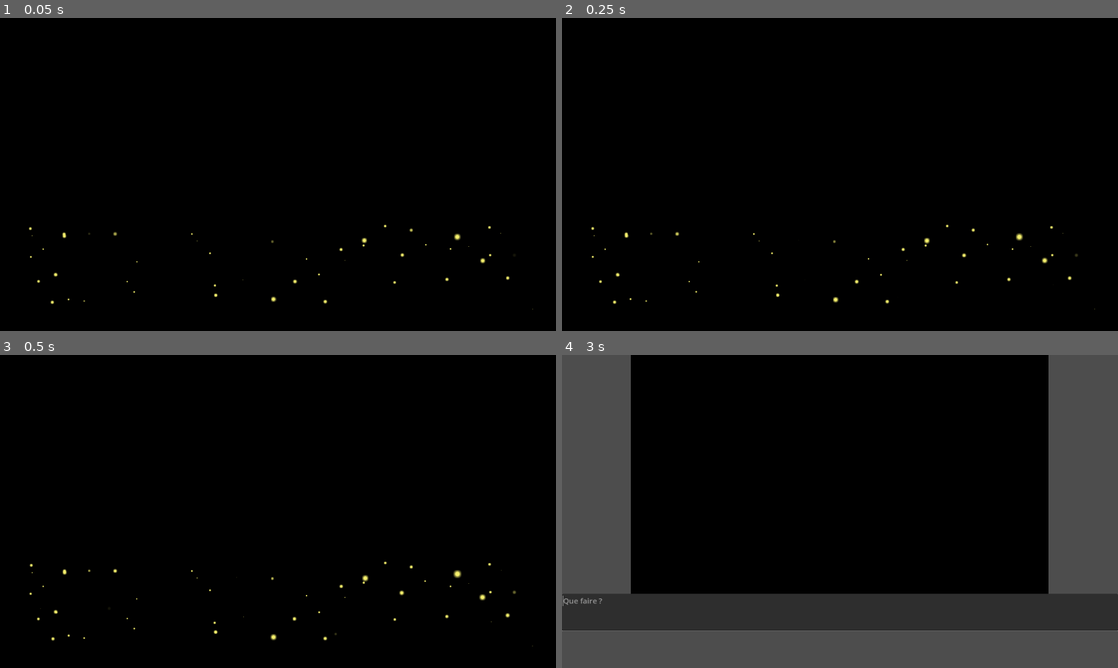
Above: before the commit, frames 1-4 (two rows, left to right).
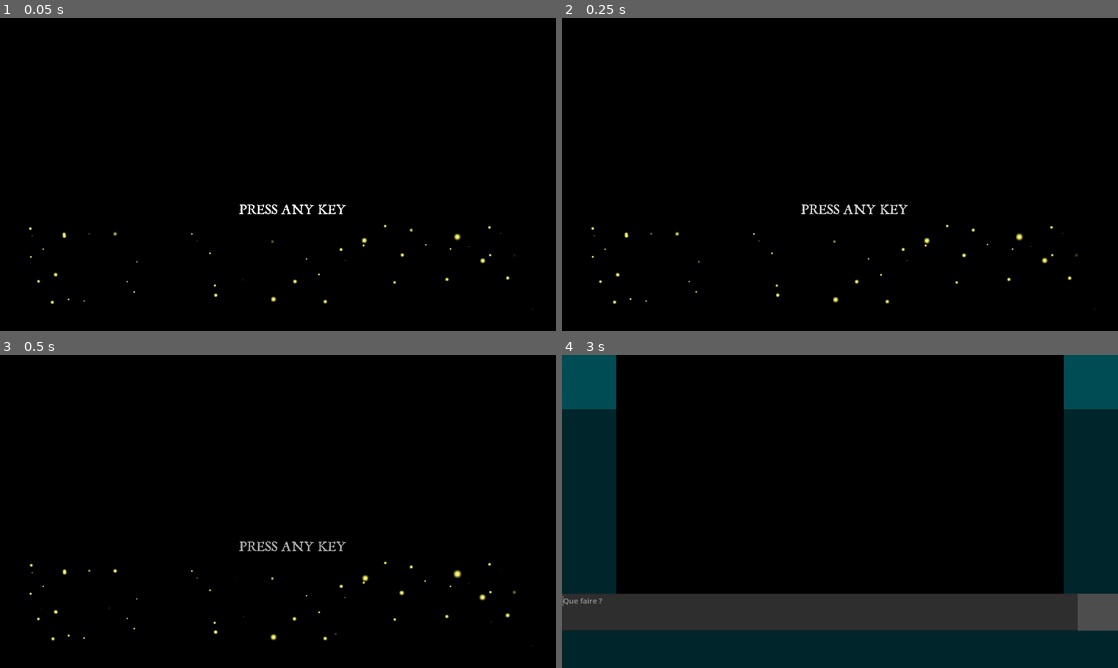
Above: after the commit, the same moments.

Repository: frangin2003/sram-remaster
Game: Godot game, scene res://scenes/00_title_screen/00_title_screen.tscn
Same seed, same stepped clock (60 frames per second), same inputs: the game is played once before the commit and once after it. Video files are missing from this copy of the repository; at most half a second of black plays in their place.
Inputs (mouse positions are in pixels of both pictures, inside the frame that each line leads up to):
- Up to frame 1 (0.05 s): no input
- Up to frame 2 (0.25 s): no input
- Up to frame 3 (0.5 s): no input
- Up to frame 4 (3 s): click (851, 545) at 0.5 s; click (851, 545) at 1.25 s; click (851, 545) at 2 s; tap Enter at 2.75, 2.85 s; move the mouse to (962, 495) at 2.77 s; click (962, 495) at 2.92 s

The runs differ from the first frame. In frame 1, 0.3% of the frame differs, in the area x 43-63%, y 59-63%; in frame 2, 0.3%; in frame 3, 0.3%; in frame 4, 32%, in the area x 0-100%, y 0-100%.

Commit message:
More WIP

Diff:
--- /dev/null
+++ b/_TRASH/TextEdit.gd
@@ -0,0 +1,31 @@
+extends TextEdit
+
+#var socket = WebSocketPeer.new()
+
+# Called when the node enters the scene tree for the first time.
+func _ready():
+	LlmServer.connect("llm_chunk", llm_chunk)
+	grab_focus()
+
+func _process(delta):
+	pass
+
+func llm_chunk(chunk):
+	if (chunk != "<|im_start|>" and chunk != "<|im_end|>"):
+		get_node("../GameMasterOutput").text += chunk
+	if "Not very polite" in get_node("../GameMasterOutput").text :
+		get_tree().change_scene_to_file("res://scenes/xx_pig/xx_pig.tscn")
+	if "Ok, you are forgiven." in get_node("../Output").text :
+		get_tree().change_scene_to_file("res://scenes/" + Global.SCENE + "/" + Global.SCENE + ".tscn")
+
+# Override _gui_input instead of _input for GUI elements like TextEdit.
+func _gui_input(event):
+	if event is InputEventKey:
+		var key_event = event as InputEventKey
+		if key_event.pressed and key_event.keycode == KEY_ENTER:
+			var user_message = text # Get the text from the TextEdit
+			var system_message = Global.INSTRUCTIONS
+			clear()
+			get_node("../GameMasterOutput").text = ""
+			LlmServer.send_text(system_message, user_message)
+			get_viewport().set_input_as_handled()
--- a/scenes/00_title_screen/00_title_screen.tscn
+++ b/scenes/00_title_screen/00_title_screen.tscn
@@ -1,9 +1,11 @@
-[gd_scene load_steps=10 format=3 uid="uid://bu3l0mvxtm7ho"]
+[gd_scene load_steps=12 format=3 uid="uid://bu3l0mvxtm7ho"]
 
 [ext_resource type="Script" path="res://scenes/00_title_screen/start_game_button.gd" id="1_cixfo"]
 [ext_resource type="VideoStream" path="res://scenes/00_title_screen/title_with_animated_river2.ogv" id="2_6jhlw"]
 [ext_resource type="AudioStream" uid="uid://ccm0gq0bi22or" path="res://scenes/00_title_screen/A-Time-Forgotten-MP3(chosic.com).mp3" id="3_k33cy"]
 [ext_resource type="Texture2D" uid="uid://bkgqmwdpnjjxb" path="res://scenes/00_title_screen/firefly.png" id="4_60pkf"]
+[ext_resource type="FontFile" uid="uid://6ml201s124x3" path="res://scenes/00_title_screen/jancient.ttf" id="5_eavw3"]
+[ext_resource type="Script" path="res://scenes/00_title_screen/RichTextLabel.gd" id="7_rsje7"]
 
 [sub_resource type="Gradient" id="Gradient_jo6a6"]
 offsets = PackedFloat32Array(0, 0.142105, 0.871053, 1)
@@ -38,18 +40,6 @@
 
 [node name="00_title_screen" type="Node2D"]
 
-[node name="start_game_button" type="Button" parent="."]
-offset_left = 656.0
-offset_top = 608.0
-offset_right = 1328.0
-offset_bottom = 720.0
-theme_override_colors/font_color = Color(0.988235, 0.941176, 0.54902, 1)
-theme_override_colors/font_outline_color = Color(0, 0, 0, 1)
-theme_override_font_sizes/font_size = 38
-text = "PRESS ANY KEY"
-flat = true
-script = ExtResource("1_cixfo")
-
 [node name="VideoStreamPlayer" type="VideoStreamPlayer" parent="."]
 offset_left = -24.0
 offset_right = 1944.0
@@ -58,10 +48,6 @@
 autoplay = true
 expand = true
 loop = true
-
-[node name="AudioStreamPlayer" type="AudioStreamPlayer" parent="."]
-stream = ExtResource("3_k33cy")
-autoplay = true
 
 [node name="Fireflies" type="GPUParticles2D" parent="."]
 position = Vector2(0, 712)
@@ -74,4 +60,33 @@
 randomness = 1.0
 visibility_rect = Rect2(0, 0, 2200, 400)
 
+[node name="AudioStreamPlayer" type="AudioStreamPlayer" parent="."]
+stream = ExtResource("3_k33cy")
+autoplay = true
+
+[node name="start_game_button" type="Button" parent="."]
+offset_left = 656.0
+offset_top = 608.0
+offset_right = 1328.0
+offset_bottom = 720.0
+theme_override_colors/font_color = Color(0.988235, 0.941176, 0.54902, 1)
+theme_override_colors/font_outline_color = Color(0, 0, 0, 1)
+theme_override_font_sizes/font_size = 38
+flat = true
+script = ExtResource("1_cixfo")
+
+[node name="PressAnyKeyRichTextLabel" type="RichTextLabel" parent="."]
+offset_left = 825.0
+offset_top = 643.0
+offset_right = 1220.0
+offset_bottom = 728.0
+theme_override_constants/shadow_offset_x = 0
+theme_override_constants/outline_size = 0
+theme_override_fonts/normal_font = ExtResource("5_eavw3")
+theme_override_font_sizes/normal_font_size = 50
+text = "PRESS ANY KEY"
+fit_content = true
+scroll_following = true
+script = ExtResource("7_rsje7")
+
 [connection signal="pressed" from="start_game_button" to="start_game_button" method="_on_pressed"]
--- /dev/null
+++ b/scenes/00_title_screen/RichTextLabel.gd
@@ -0,0 +1,25 @@
+extends RichTextLabel
+
+@export var fade_duration = 1.0  # Duration of each fade cycle in seconds
+
+var tween: Tween
+
+func _ready():
+	start_fading()
+
+func start_fading():
+	if tween:
+		tween.kill()  # Stop any running tween animation
+
+	tween = create_tween()
+	tween.set_loops()  # Make the tween loop indefinitely
+
+	# Fade out
+	tween.tween_property(self, "modulate:a", 0.0, fade_duration * 1.5) \
+		.set_trans(Tween.TRANS_LINEAR) \
+		.set_ease(Tween.EASE_IN_OUT)
+
+	# Fade in
+	tween.tween_property(self, "modulate:a", 1.0, fade_duration * 1.5) \
+		.set_trans(Tween.TRANS_LINEAR) \
+		.set_ease(Tween.EASE_IN_OUT)
--- a/scenes/01_menhir/01_menhir.tscn
+++ b/scenes/01_menhir/01_menhir.tscn
@@ -10,15 +10,23 @@
 
 [node name="gui" parent="." instance=ExtResource("1_tsktu")]
 
-[node name="AudioStreamPlayer" type="AudioStreamPlayer" parent="."]
-stream = ExtResource("2_kboyf")
-autoplay = true
+[node name="Control" type="Control" parent="."]
+clip_contents = true
+layout_mode = 3
+anchors_preset = 0
+offset_left = 187.0
+offset_right = 1733.0
+offset_bottom = 824.0
 
-[node name="VideoStreamPlayer" type="VideoStreamPlayer" parent="."]
-offset_left = 238.0
-offset_right = 1680.0
+[node name="VideoStreamPlayer" type="VideoStreamPlayer" parent="Control"]
+layout_mode = 0
+offset_right = 1546.0
 offset_bottom = 824.0
 stream = ExtResource("3_pie7w")
 autoplay = true
 expand = true
 loop = true
+
+[node name="AudioStreamPlayer" type="AudioStreamPlayer" parent="."]
+stream = ExtResource("2_kboyf")
+autoplay = true
--- a/scenes/gui/TextEdit.gd
+++ b/scenes/gui/HeroTextEdit.gd
@@ -1,21 +1,24 @@
 extends TextEdit
 
-#var socket = WebSocketPeer.new()
+var gameMasterOutput
 
 # Called when the node enters the scene tree for the first time.
 func _ready():
 	LlmServer.connect("llm_chunk", llm_chunk)
+	gameMasterOutput = get_node("../GameMasterColorRect/GameMasterOutput")
 	grab_focus()
 
 func _process(delta):
 	pass
 
 func llm_chunk(chunk):
+	if (chunk == "<|im_end|>"):
+		get_node("../RecordVoiceButton").visible = true
 	if (chunk != "<|im_start|>" and chunk != "<|im_end|>"):
-		get_node("../Output").text += chunk
-	if "Not very polite" in get_node("../Output").text :
+		gameMasterOutput.text += chunk
+	if "Not very polite" in gameMasterOutput.text :
 		get_tree().change_scene_to_file("res://scenes/xx_pig/xx_pig.tscn")
-	if "Ok, you are forgiven." in get_node("../Output").text :
+	if "Ok, you are forgiven." in gameMasterOutput.text :
 		get_tree().change_scene_to_file("res://scenes/" + Global.SCENE + "/" + Global.SCENE + ".tscn")
 
 # Override _gui_input instead of _input for GUI elements like TextEdit.
@@ -25,7 +28,8 @@
 		if key_event.pressed and key_event.keycode == KEY_ENTER:
 			var user_message = text # Get the text from the TextEdit
 			var system_message = Global.INSTRUCTIONS
+			get_node("../RecordVoiceButton").visible = false
 			clear()
-			get_node("../Output").text = ""
+			gameMasterOutput.text = ""
 			LlmServer.send_text(system_message, user_message)
 			get_viewport().set_input_as_handled()
--- /dev/null
+++ b/scenes/gui/RecordVoiceButton.gd
@@ -0,0 +1,23 @@
+extends Button
+
+var icon_texture_record = load("res://scenes/gui/record_button.png")
+var icon_texture_stop = load("res://scenes/gui/stop_button.png")
+
+# Called when the node enters the scene tree for the first time.
+func _ready():
+	icon = icon_texture_record
+	connect("mouse_entered", _on_Button_mouse_entered)
+	connect("mouse_exited", _on_Button_mouse_exited)
+	connect("pressed", _on_Button_pressed)
+
+func _on_Button_pressed():
+	if (icon == icon_texture_record):
+		icon = icon_texture_stop
+	else:
+		icon = icon_texture_record
+
+func _on_Button_mouse_entered():
+	scale = Vector2(0.97, 0.97) # Shrink the button slightly
+
+func _on_Button_mouse_exited():
+	scale = Vector2(1, 1) # Return to original size
--- a/scenes/gui/gui.tscn
+++ b/scenes/gui/gui.tscn
@@ -1,26 +1,128 @@
-[gd_scene load_steps=2 format=3 uid="uid://cdoq6xtniibw8"]
+[gd_scene load_steps=12 format=3 uid="uid://cdoq6xtniibw8"]
 
-[ext_resource type="Script" path="res://scenes/gui/TextEdit.gd" id="1_raha7"]
+[ext_resource type="Script" path="res://scenes/gui/HeroTextEdit.gd" id="1_8xywo"]
+[ext_resource type="Texture2D" uid="uid://ex077uocw0ga" path="res://scenes/gui/record_button.png" id="2_wjl6o"]
+[ext_resource type="Script" path="res://scenes/gui/RecordVoiceButton.gd" id="3_ll062"]
+[ext_resource type="Shader" path="res://scenes/gui/loading.gdshader" id="4_b3d34"]
+[ext_resource type="VideoStream" path="res://scenes/gui/loading.ogv" id="4_umbj2"]
+
+[sub_resource type="StyleBoxFlat" id="StyleBoxFlat_v0ddl"]
+bg_color = Color(0.6, 0.6, 0.6, 0)
+
+[sub_resource type="StyleBoxFlat" id="StyleBoxFlat_lgh6u"]
+bg_color = Color(0.6, 0.6, 0.6, 0)
+skew = Vector2(100, 100)
+
+[sub_resource type="StyleBoxFlat" id="StyleBoxFlat_i3alo"]
+bg_color = Color(0.6, 0.6, 0.6, 0)
+
+[sub_resource type="StyleBoxFlat" id="StyleBoxFlat_embtt"]
+bg_color = Color(0.6, 0.6, 0.6, 0)
+
+[sub_resource type="StyleBoxFlat" id="StyleBoxFlat_3qyap"]
+bg_color = Color(0.6, 0.6, 0.6, 0)
+
+[sub_resource type="ShaderMaterial" id="ShaderMaterial_v6xl3"]
+shader = ExtResource("4_b3d34")
+shader_parameter/key_color = Vector4(0, 0, 0, 1)
+shader_parameter/threshold = 0.1
 
 [node name="gui" type="Node2D"]
 
-[node name="TextEdit" type="TextEdit" parent="."]
+[node name="HeroTextEdit" type="TextEdit" parent="."]
+z_index = 1
 offset_top = 824.0
-offset_right = 1920.0
+offset_right = 1781.0
 offset_bottom = 952.0
 theme_override_font_sizes/font_size = 26
 placeholder_text = "Que faire ? "
-script = ExtResource("1_raha7")
+script = ExtResource("1_8xywo")
 
-[node name="ColorRect" type="ColorRect" parent="."]
-offset_left = 128.0
-offset_right = 1024.0
-offset_bottom = 512.0
-color = Color(1, 0.45098, 1, 0)
-
-[node name="Output" type="Label" parent="."]
+[node name="GameMasterColorRect" type="ColorRect" parent="."]
+z_index = 1
 offset_top = 952.0
 offset_right = 1920.0
 offset_bottom = 1080.0
+color = Color(0, 0.145098, 0.164706, 1)
+
+[node name="GameMasterOutput" type="Label" parent="GameMasterColorRect"]
+z_index = 1
+layout_mode = 0
+offset_left = -128.0
+offset_top = 952.0
+offset_right = 1792.0
+offset_bottom = 1080.0
 theme_override_font_sizes/font_size = 24
 autowrap_mode = 3
+
+[node name="InventoryLeftColorRect" type="ColorRect" parent="."]
+z_index = 1
+offset_top = 187.0
+offset_right = 187.0
+offset_bottom = 824.0
+color = Color(0, 0.145098, 0.164706, 1)
+
+[node name="CompassLeftColorRect" type="ColorRect" parent="."]
+z_index = 1
+offset_right = 187.0
+offset_bottom = 187.0
+color = Color(0, 0.298039, 0.329412, 1)
+
+[node name="InventoryRightColorRect" type="ColorRect" parent="."]
+z_index = 1
+offset_left = 1733.0
+offset_top = 187.0
+offset_right = 1920.0
+offset_bottom = 824.0
+color = Color(0, 0.145098, 0.164706, 1)
+
+[node name="ERELogoRightColorRect" type="ColorRect" parent="."]
+z_index = 1
+offset_left = 1733.0
+offset_right = 1920.0
+offset_bottom = 187.0
+color = Color(0, 0.298039, 0.329412, 1)
+
+[node name="RecordVoiceButton" type="Button" parent="."]
+z_index = 1
+offset_left = 1787.0
+offset_top = 824.0
+offset_right = 1916.0
+offset_bottom = 952.0
+theme_override_styles/normal = SubResource("StyleBoxFlat_v0ddl")
+theme_override_styles/hover = SubResource("StyleBoxFlat_lgh6u")
+theme_override_styles/pressed = SubResource("StyleBoxFlat_i3alo")
+theme_override_styles/disabled = SubResource("StyleBoxFlat_embtt")
+theme_override_styles/focus = SubResource("StyleBoxFlat_3qyap")
+icon = ExtResource("2_wjl6o")
+expand_icon = true
+script = ExtResource("3_ll062")
+
+[node name="LoadingSubViewportContainer" type="SubViewportContainer" parent="."]
+anchors_preset = 15
+anchor_right = 1.0
+anchor_bottom = 1.0
+offset_left = 1715.0
+offset_top = 820.0
+offset_right = 3715.0
+offset_bottom = 2820.0
+grow_horizontal = 2
+grow_vertical = 2
+scale = Vector2(0.12, 0.12)
+stretch = true
+
+[node name="LoadingSubViewport" type="SubViewport" parent="LoadingSubViewportContainer"]
+handle_input_locally = false
+size = Vector2i(2000, 2000)
+render_target_update_mode = 4
+
+[node name="LoadingVideoStreamPlayer" type="VideoStreamPlayer" parent="LoadingSubViewportContainer/LoadingSubViewport"]
+material = SubResource("ShaderMaterial_v6xl3")
+clip_contents = true
+offset_left = -255.0
+offset_top = -189.0
+offset_right = -71.0
+offset_bottom = -14.0
+stream = ExtResource("4_umbj2")
+autoplay = true
+loop = true
--- /dev/null
+++ b/scenes/gui/loading.gdshader
@@ -0,0 +1,14 @@
+shader_type canvas_item;
+
+uniform vec4 key_color = vec4(0.0, 0.0, 0.0, 1.0); // Green color by default
+uniform float threshold = 0.1;
+
+void fragment() {
+    vec4 color = texture(TEXTURE, UV);
+    float distance = distance(color, key_color);
+    if (distance < threshold) {
+        COLOR.a = 0.0; // Make the pixel transparent
+    } else {
+        COLOR = color;
+    }
+}
--- a/scenes/xx_pig/xx_pig.gd
+++ b/scenes/xx_pig/xx_pig.gd
@@ -4,7 +4,7 @@
 # Called when the node enters the scene tree for the first time.
 func _ready():
 	pass
-	get_node("gui/Output").text = "You need to be more polite buddy. Here is a picture of you from last summer"
+	get_node("gui/GameMasterColorRect/GameMasterOutput").text = "You need to be more polite buddy. Here is a picture of you from last summer"
 	Global.INSTRUCTIONS = """You are acting as the game master (gm) of an epic adventure.
 # Scene
 The hero has been impolite and is lock in a room as a punishment, facing a picture of him as a dirty pig
--- a/scenes/xx_pig/xx_pig.tscn
+++ b/scenes/xx_pig/xx_pig.tscn
@@ -8,13 +8,21 @@
 [node name="xx_pig" type="Node2D"]
 script = ExtResource("1_iujrr")
 
-[node name="background" type="Sprite2D" parent="."]
-position = Vector2(959, 412)
-scale = Vector2(0.804687, 0.804688)
-texture = ExtResource("1_cxd4h")
-
 [node name="gui" parent="." instance=ExtResource("2_ff7nl")]
 
 [node name="AudioStreamPlayer" type="AudioStreamPlayer" parent="."]
 stream = ExtResource("3_f1jij")
 autoplay = true
+
+[node name="Control" type="Control" parent="."]
+clip_contents = true
+layout_mode = 3
+anchors_preset = 0
+offset_left = 187.0
+offset_right = 1733.0
+offset_bottom = 824.0
+
+[node name="background" type="Sprite2D" parent="Control"]
+position = Vector2(773, 416.5)
+scale = Vector2(0.862723, 0.862305)
+texture = ExtResource("1_cxd4h")
Renamed: scenes/gui/TextEditCopy.gd -> _TRASH/TextEditCopy.gd
Binary file added: scenes/00_title_screen/jancieni.ttf
Not shown, added: scenes/00_title_screen/jancieni.ttf.import
Binary file added: scenes/00_title_screen/jancient.ttf
Not shown, added: scenes/00_title_screen/jancient.ttf.import
Not shown, added: scenes/00_title_screen/readme.txt
Binary file added: scenes/gui/record_button.png
Not shown, added: scenes/gui/record_button.png.import
Binary file added: scenes/gui/stop_button.png
Not shown, added: scenes/gui/stop_button.png.import
Not shown, added: scenes/gui/loading.ogv
